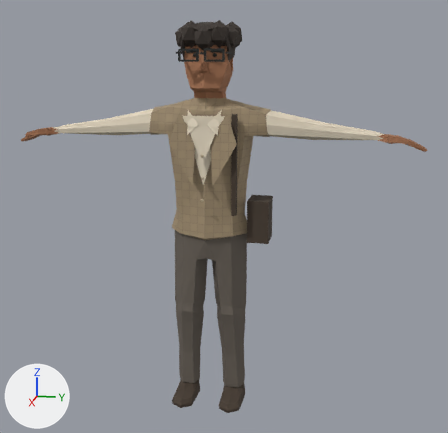
What one commit did to the glTF model public/assets/characters/office/office-jiseok.glb.
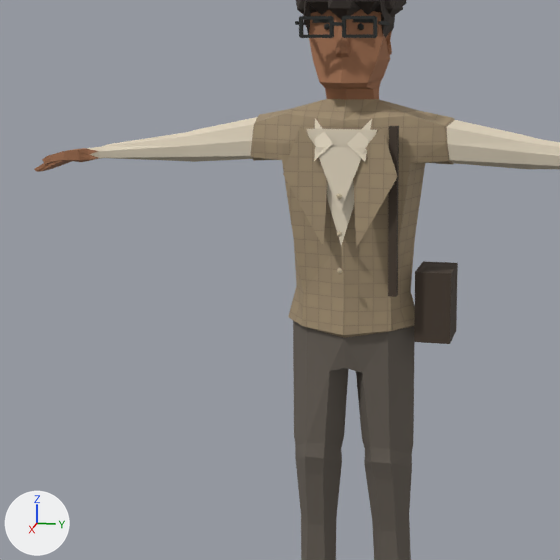
Old and new are each drawn whole from a camera (50 mm lens) standing at (2.93, 0.66, 1.71) and looking at (-0.03, 0.06, 0.97) and again close up on the part from 0% to 74% of the width and 9% to 86% of the height. The axes (+X, +Y, +Z) are drawn at lower left. The lights are the same throughout. The last two pictures show the newer version. Where no turn or scale is listed for an object, it has been applied to the vertices.

The first close-up shows 'Collar', 'Collar.001', 'Human_Mesh', 'Shirt inset', 'Shoulder satchel', 'Shoulder strap', 'Tailored lapel', 'Tailored lapel.001', 'Vest V neck' and 15 more.
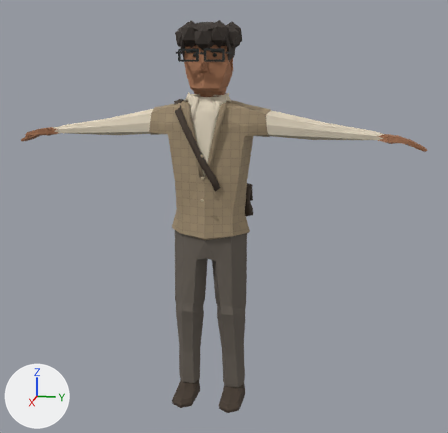
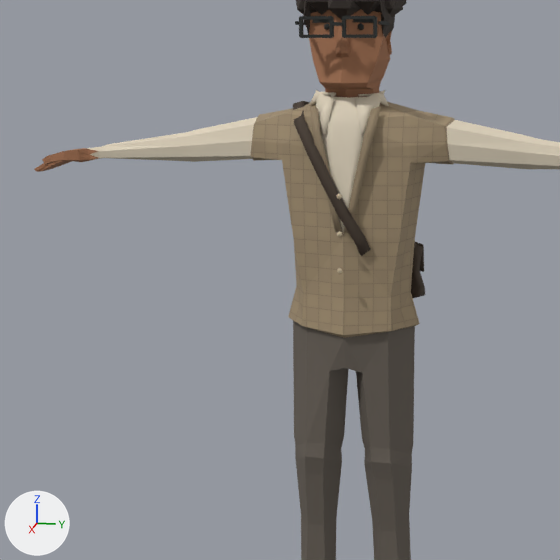
Pixel boxes [x1, y1, x2, y2] of what changed, in the close-ups (560 x 560 px):
'Shoulder satchel', deleted (brown): before [414, 261, 458, 344]
'office-jiseok_Fit_shirt_v', added (pale yellow): after [316, 90, 385, 234]
'Tailored lapel.001', deleted (brown): before [353, 127, 398, 248]
'Tailored lapel', deleted (brown): before [283, 125, 328, 246]
'office-jiseok_Fit_shoulder_bag', added: after [293, 101, 425, 298]
'Vest V neck', deleted (pale yellow): before [315, 147, 365, 213]
'office-jiseok_Fit_vest_v', added (brown): after [310, 106, 381, 234]
'Shoulder strap', deleted: before [388, 126, 399, 297]
'Shirt inset', deleted: before [307, 129, 377, 245]
'office-jiseok_Fit_shirt_collar', added: after [309, 91, 389, 135]
'Collar.001', deleted: before [347, 119, 372, 161]
'Collar', deleted: before [314, 119, 333, 161]

What the commit changed:
Mesh me_office_jiseok_fit_vest_v is new.
It has 48 vertices, 88 faces and spans x 0.079..0.129, y -0.1..0.101, z 1.185..1.537.
It uses material mat_coat_001 (picture img_office_jiseok_coat_check).
Mesh me_office_jiseok_fit_shoulder_bag is new.
It has 134 vertices, 256 faces and spans x -0.197..0.14, y -0.17..0.197, z 0.943..1.545.
It uses material mat_shoes (brown #473b30).
Mesh me_office_jiseok_fit_shirt_v is new.
It has 66 vertices, 128 faces and spans x 0.015..0.122, y -0.1..0.101, z 1.186..1.577.
It uses material mat_shirt (pale yellow #e3d7c0).
Mesh me_office_jiseok_fit_shirt_collar is new.
It has 92 vertices, 172 faces and spans x -0.119..0.118, y -0.113..0.115, z 1.458..1.571.
It uses material mat_shirt (pale yellow #e3d7c0).
Object 'Collar' (ob_collar) is deleted.
Object 'Collar.001' (ob_collar_001) is deleted.
Object 'Shirt inset' (ob_shirt_inset) is deleted.
Object 'Shoulder satchel' (ob_shoulder_satchel) is deleted.
Object 'Shoulder strap' (ob_shoulder_strap) is deleted.
Object 'Tailored lapel' (ob_tailored_lapel) is deleted.
Object 'Tailored lapel.001' (ob_tailored_lapel_001) is deleted.
Object 'Vest V neck' (ob_vest_v_neck) is deleted.
Object 'office-jiseok_Fit_vest_v' (ob_office_jiseok_fit_vest_v) is new; it shows me_office_jiseok_fit_vest_v.
Its location is (0.0, 0.0, 0.002).
Object 'office-jiseok_Fit_shoulder_bag' (ob_office_jiseok_fit_shoulder_bag) is new; it shows me_office_jiseok_fit_shoulder_bag.
Its location is (0.0, 0.0, 0.002).
Object 'office-jiseok_Fit_shirt_v' (ob_office_jiseok_fit_shirt_v) is new; it shows me_office_jiseok_fit_shirt_v.
Its location is (0.0, 0.0, 0.002).
Object 'office-jiseok_Fit_shirt_collar' (ob_office_jiseok_fit_shirt_collar) is new; it shows me_office_jiseok_fit_shirt_collar.
Its location is (0.0, 0.0, 0.002).
